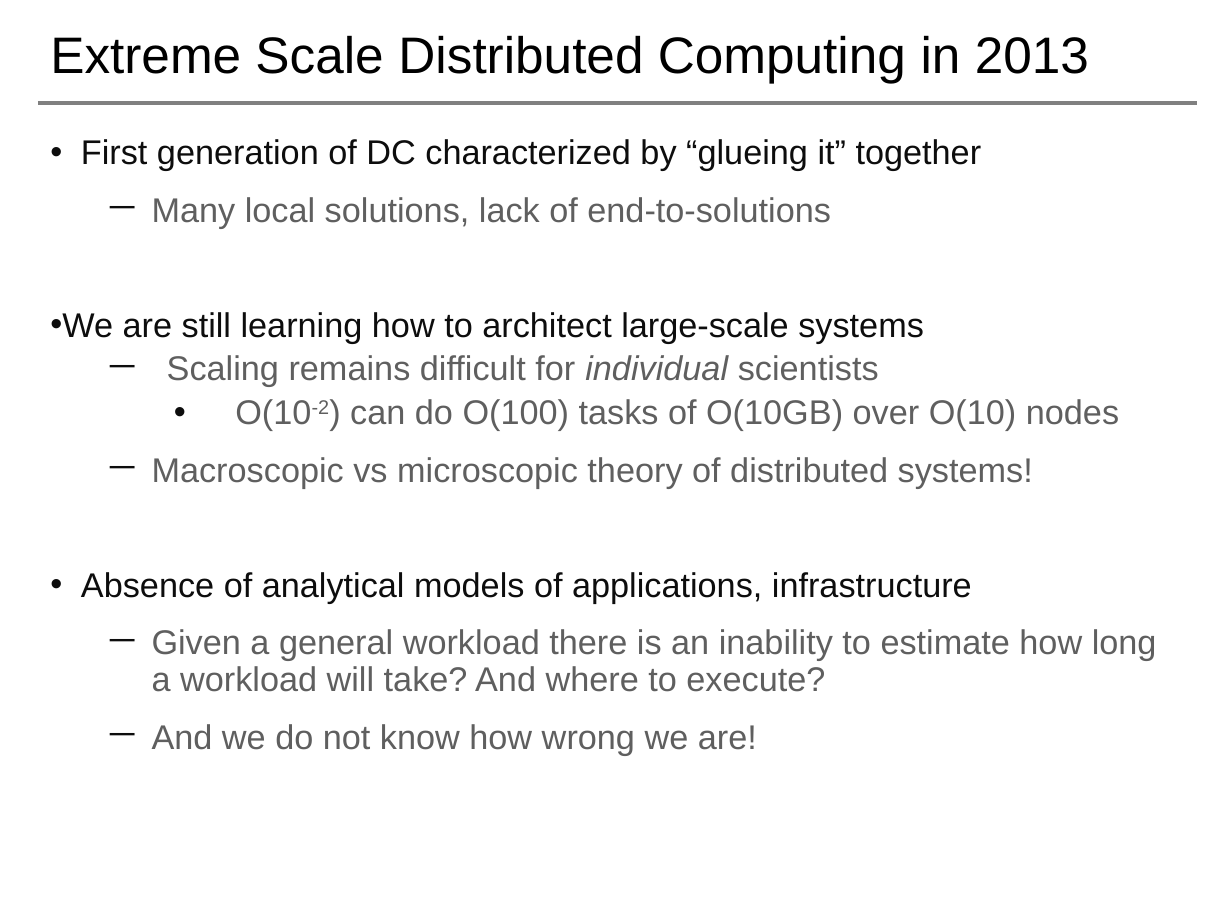
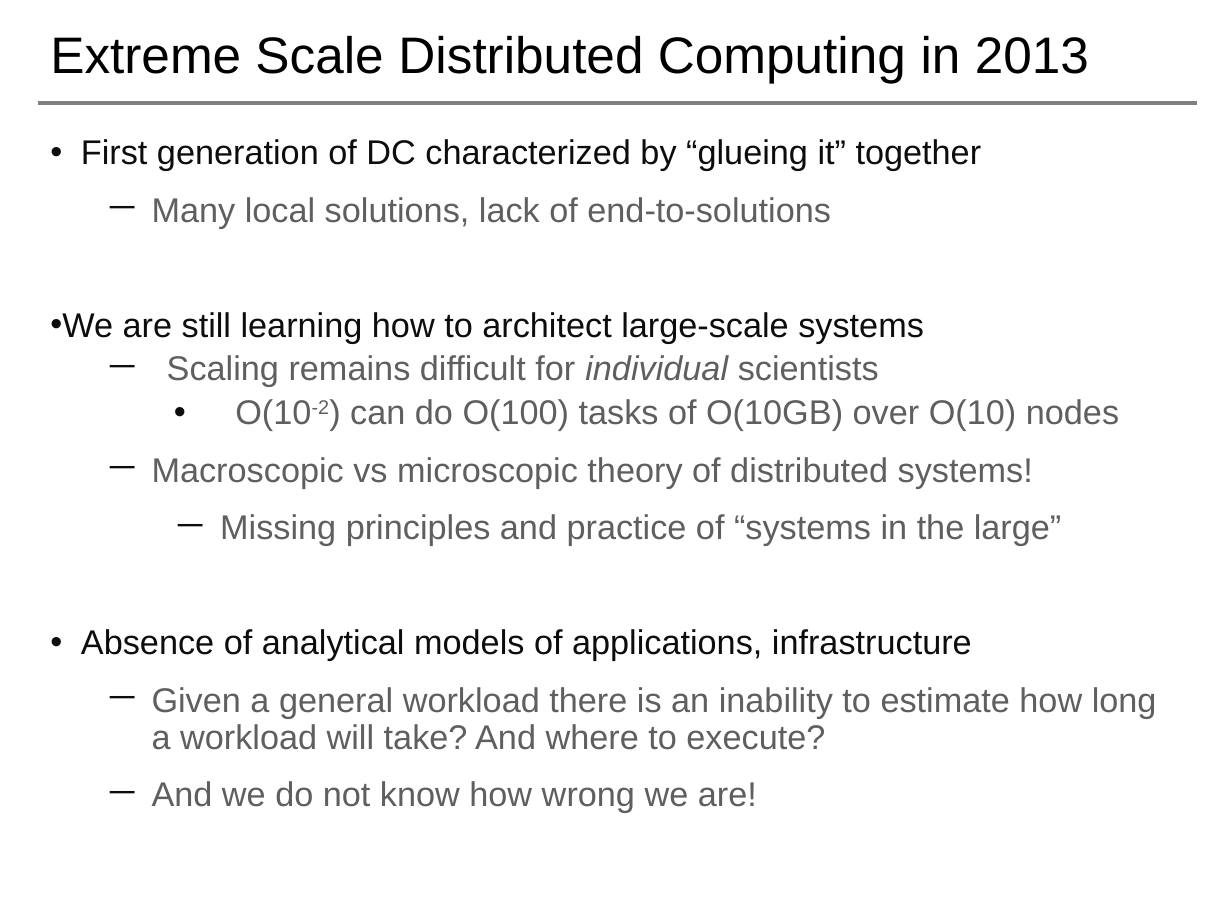
Before and after one commit to saga-project/NGMW, a slide deck: slide 4 of presentations/radical-modsim.pptx. Drawn at 1232x924 pixels with LibreOffice and Linux fonts; fonts in the diff are those of the drawing; background and template pictures are left out. Boxes give left, top, right and bottom in pixels: in the first picture for what was removed or moved away, otherwise in the second. Text is boxed around its words. In the diff, an @@ line names an element or a change of style, - is before the commit and + after.

```diff
--- a/presentations/radical-modsim.pptx
+++ b/presentations/radical-modsim.pptx
@@ text at box(220, 514, 1062, 546): paragraph added @@
+      － Missing principles and practice of “systems in the large”
```
Also in this commit, not shown: 6 other slides changed, 3 slides added, 1 other file.
